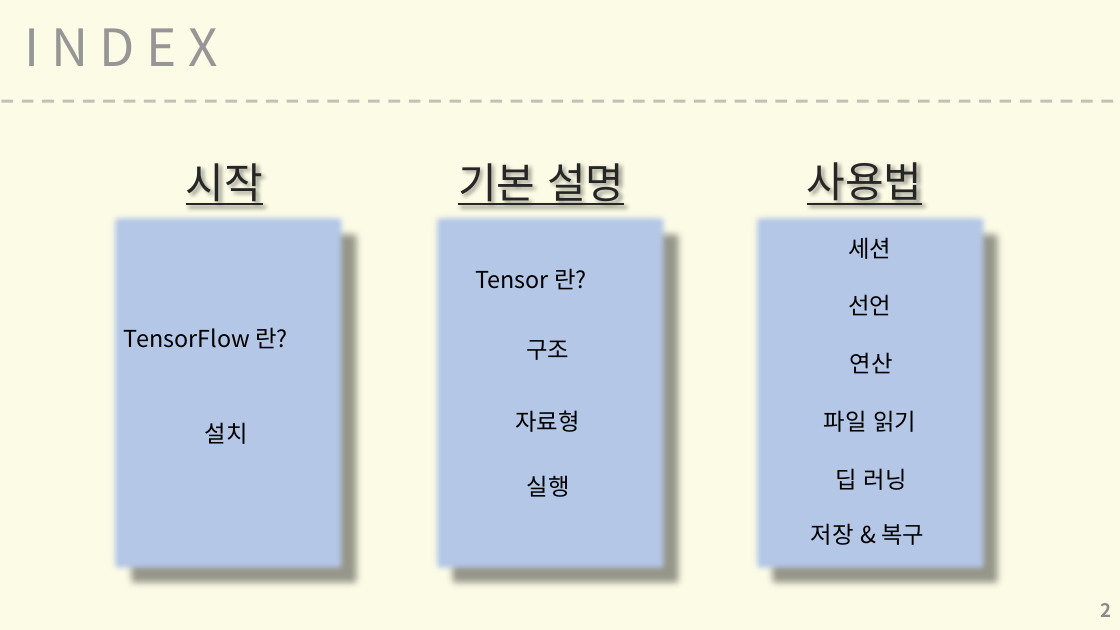
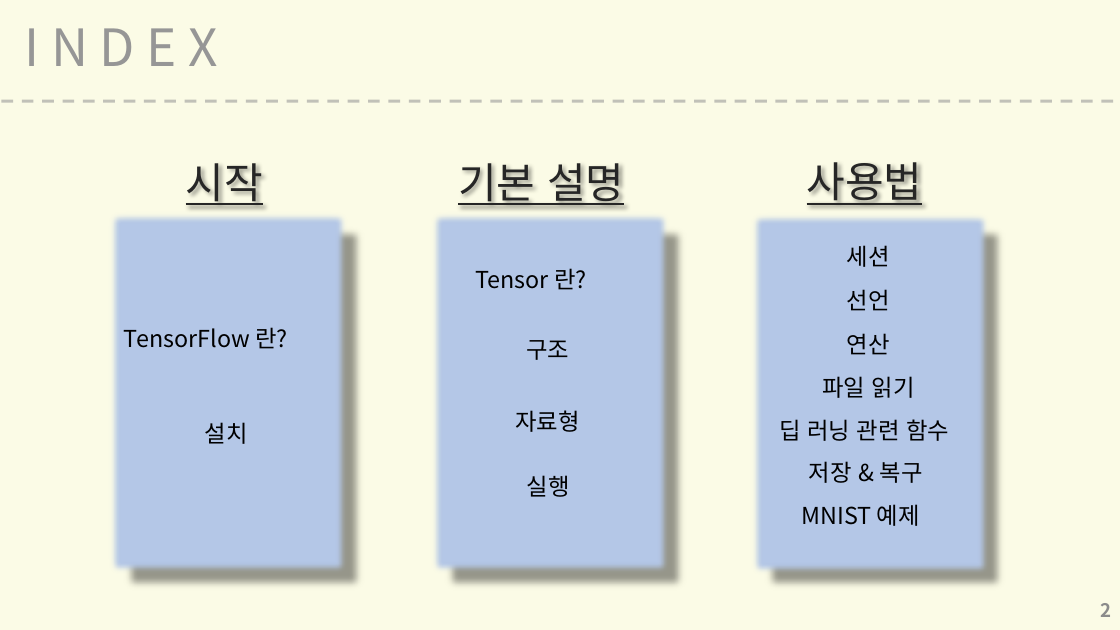
Before and after one commit to L00G/-, a slide deck: slide 2 of 텐서플로우 세미나.pptx. Drawn at 1120x630 pixels with LibreOffice and Linux fonts; fonts in the diff are those of the drawing; background and template pictures are left out. Boxes give left, top, right and bottom in pixels: in the first picture for what was removed or moved away, otherwise in the second. Text is boxed around its words. In the diff, an @@ line names an element or a change of style, - is before the commit and + after.

```diff
--- a/텐서플로우 세미나.pptx
+++ b/텐서플로우 세미나.pptx
@@ text "세션": place and size @@
-text "세션" at bbox=[848, 237, 891, 259]
+text "세션" at bbox=[847, 245, 890, 267]
@@ text "선언": place and size @@
-text "선언" at bbox=[848, 294, 891, 316]
+text "선언" at bbox=[847, 289, 890, 311]
@@ text "연산": place and size @@
-text "연산" at bbox=[850, 352, 893, 374]
+text "연산" at bbox=[847, 333, 890, 355]
@@ text "파일 읽기": place and size @@
-text "파일 읽기" at bbox=[824, 410, 916, 432]
+text "파일 읽기" at bbox=[822, 376, 915, 398]
@@ text at bbox=[779, 419, 949, 441]: text changed @@
-딥 러닝
+딥 러닝 관련 함수
@@ text "저장 & 복구": place and size @@
-text "저장 & 복구" at bbox=[811, 523, 924, 545]
+text "저장 & 복구" at bbox=[809, 461, 923, 483]
@@ text added at bbox=[801, 504, 920, 526], 20 pt, text #000000 @@
+MNIST 예제
```
Also in this commit, not shown: 1 other slide changed, 4 slides added, 2 other files.
